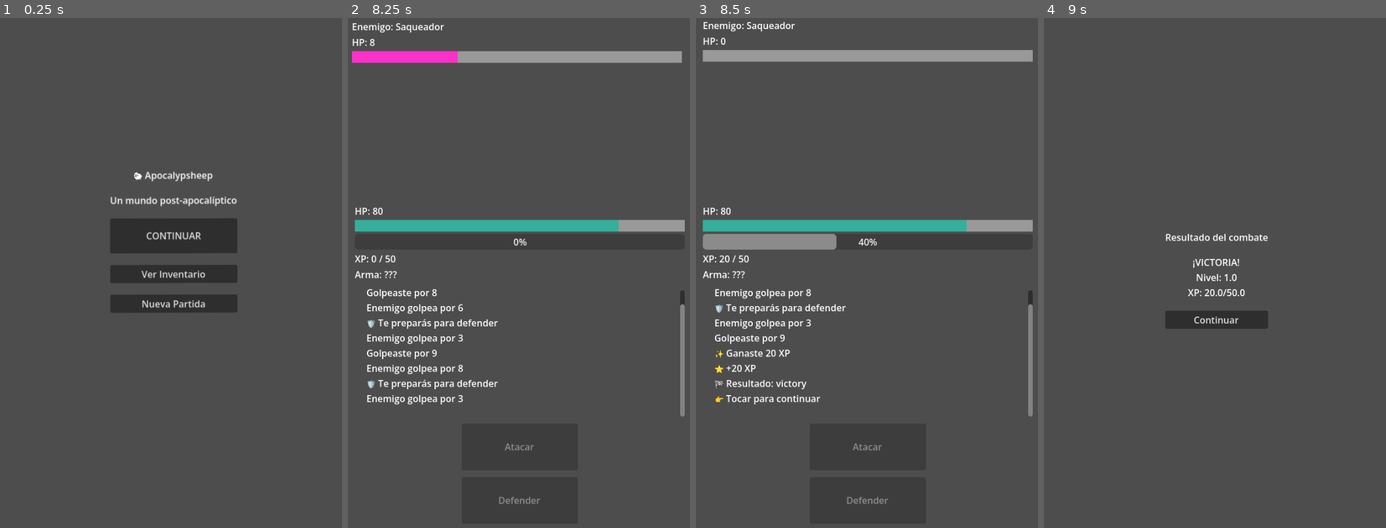
Above: before the commit, frames 1-4 (left to right).
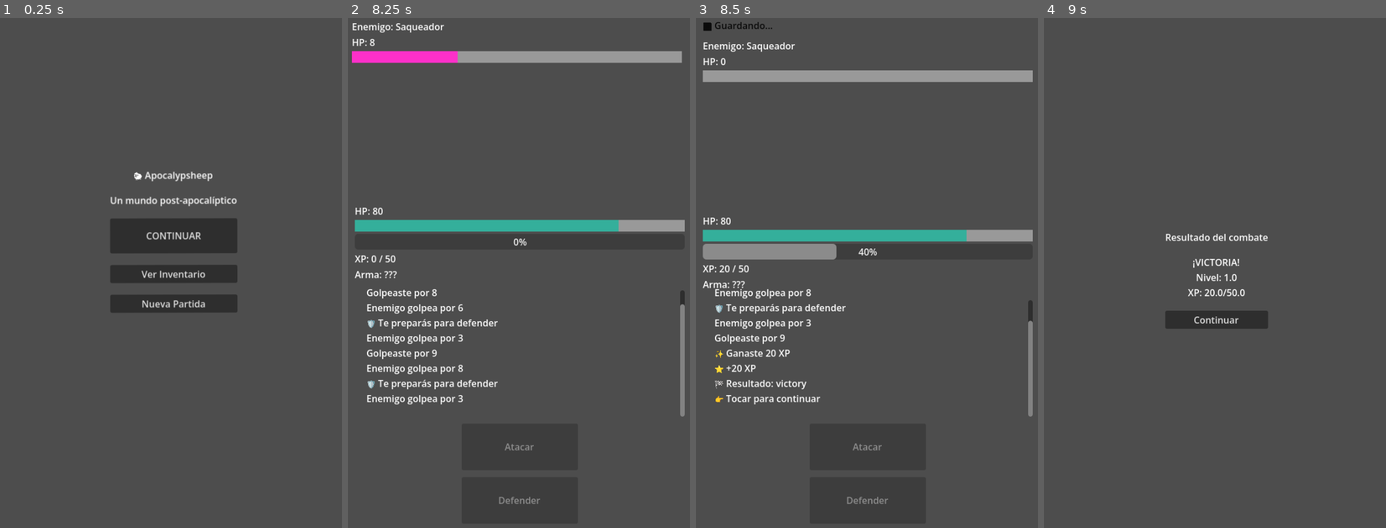
Above: after the commit, the same moments.

Repository: MirandaFrancoCBA/apocalypsheep
Game: Godot game, scene res://scenes/main_menu.tscn
Two runs of this game, one before a commit and one after it. Both use one fixed random seed, a clock stepped at 60 frames per second and the inputs below.
Inputs:
- Up to frame 1 (0.25 s): no input
- Up to frame 2 (8.25 s): click "CONTINUAR" at 0.5 s; click "Ciudad destruida (Lv 1-3)" at 1.25 s; click "Atacar" at 2 s; tap Enter at 2.75 s; click "Defender" at 3.5 s; click "Atacar" at 5 s; tap Space at 5.75 s; click "Defender" at 6.5 s; click "Atacar" at 8 s
- Up to frame 3 (8.5 s): no input
- Up to frame 4 (9 s): tap Enter at 8.75 s

Frames 1-2 are identical in both runs. In frame 3, 10% of the frame differs, in the area x 1-99%, y 0-60%; in frame 4, nothing differs.

Commit message:
Feat: poersistencia de datos solida

Diff:
--- a/scenes/combat_screen.tscn
+++ b/scenes/combat_screen.tscn
@@ -12,7 +12,7 @@
 [sub_resource type="StyleBoxFlat" id="StyleBoxFlat_032jr"]
 bg_color = Color(0.20565334, 0.68708014, 0.6062001, 1)
 
-[node name="CombatScreen" type="Control" unique_id=844330171 …(272 unchanged characters)… r", "label_weapon", "xp_bar", "label_xp")]
+[node name="CombatScreen" type="Control" unique_id=844330171 …(272 unchanged characters)… r", "label_weapon", "xp_bar", "label_xp", "label_saving")]
 layout_mode = 3
 anchors_preset = 15
 anchor_right = 1.0
@@ -36,6 +36,7 @@
 label_weapon = NodePath("MarginContainer/VBoxContainer/PlayerContainer/LabelWeapon")
 xp_bar = NodePath("MarginContainer/VBoxContainer/PlayerContainer/xp_bar")
 label_xp = NodePath("MarginContainer/VBoxContainer/PlayerContainer/label_xp")
+label_saving = NodePath("MarginContainer/VBoxContainer/LabelSaving")
 
 [node name="MarginContainer" type="MarginContainer" parent="." unique_id=1555668808]
 layout_mode = 1
@@ -56,6 +57,12 @@
 [node name="VBoxContainer" type="VBoxContainer" parent="MarginContainer" unique_id=840649750]
 layout_mode = 2
 theme_override_constants/separation = 12
+
+[node name="LabelSaving" type="Label" parent="MarginContainer/VBoxContainer" unique_id=652259007]
+visible = false
+modulate = Color(0, 0, 0, 1)
+layout_mode = 2
+text = "💾 Guardando..."
 
 [node name="EnemyContainer" type="VBoxContainer" parent="MarginContainer/VBoxContainer" unique_id=1103525368]
 layout_mode = 2
--- a/scripts/managers/game_manager.gd
+++ b/scripts/managers/game_manager.gd
@@ -7,6 +7,7 @@
 signal player_data_changed
 signal zone_selected(zone)
 signal level_up(new_level)
+signal game_saved
 
 # ─────────────────────────────────────────
 # ESTADO DEL JUGADOR
@@ -214,7 +215,12 @@
 		print("[GameManager] Nueva partida")
 		return
 
-	player_data = data.get("player_data", player_data)
+	var loaded_player = data.get("player_data", {})
+
+# merge seguro
+	for key in player_data.keys():
+		if loaded_player.has(key):
+			player_data[key] = loaded_player[key]
 
 	print("[GameManager] Datos cargados:", player_data)
 
@@ -226,3 +232,4 @@
 	}
 
 	SaveSystem.save_game(data)
+	emit_signal("game_saved")
--- a/scripts/ui/combat_screen.gd
+++ b/scripts/ui/combat_screen.gd
@@ -24,6 +24,7 @@
 const LevelUpPopup = preload("res://scenes/level_up_popup.tscn")
 @export var xp_bar: ProgressBar
 @export var label_xp: Label
+@export var label_saving: Label
 
 # ─────────────────────────────────────────
 # CONFIG
@@ -49,6 +50,7 @@
 
 	GameManager.level_up.connect(_on_level_up)
 	GameManager.player_data_changed.connect(_update_xp_ui)
+	GameManager.game_saved.connect(show_save_feedback)
 
 func _on_level_up(new_level: int) -> void:
 	add_log("🎉 LEVEL UP! Nivel " + str(new_level))
@@ -438,3 +440,34 @@
 	target_enemy.damage += final_level * 2
 
 	print("[ENEMY] Nivel:", final_level, "HP:", target_enemy.hp, "DMG:", target_enemy.damage)
+
+
+func show_save_feedback() -> void:
+	if label_saving == null:
+		return
+
+	label_saving.visible = true
+
+	var tween = create_tween()
+
+	label_saving.modulate.a = 0
+
+	tween.tween_property(
+		label_saving,
+		"modulate:a",
+		1.0,
+		0.2
+	)
+
+	tween.tween_interval(0.8)
+
+	tween.tween_property(
+		label_saving,
+		"modulate:a",
+		0.0,
+		0.4
+	)
+
+	await tween.finished
+
+	label_saving.visible = false
